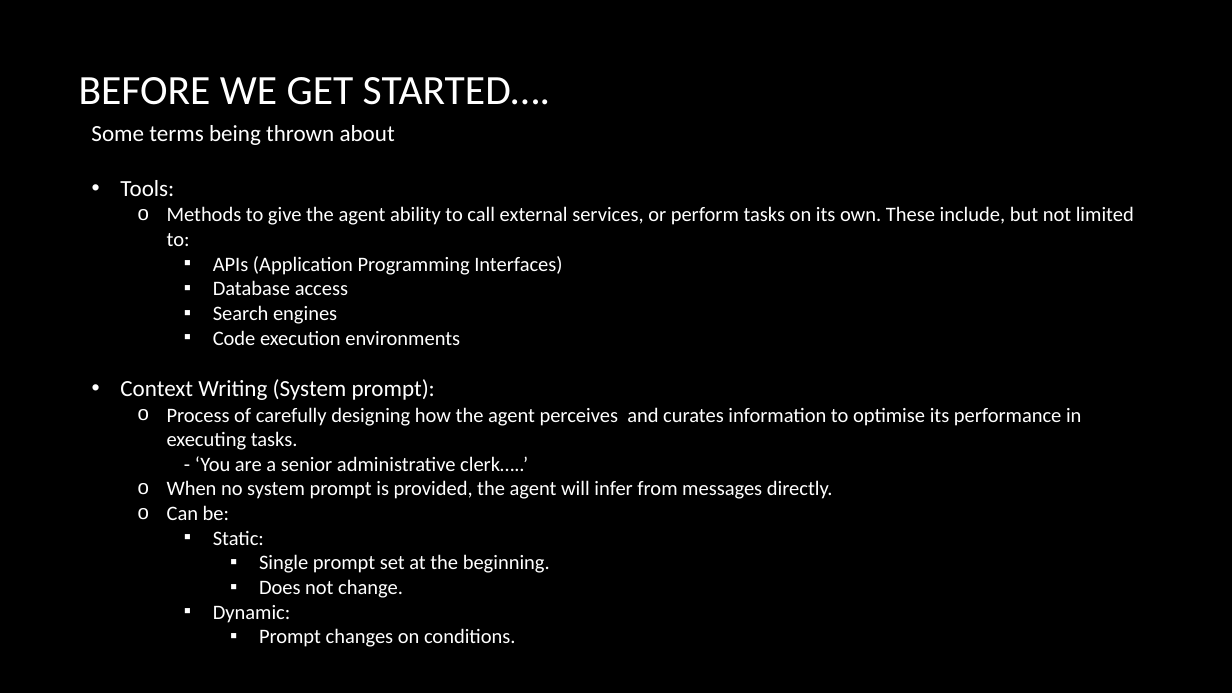
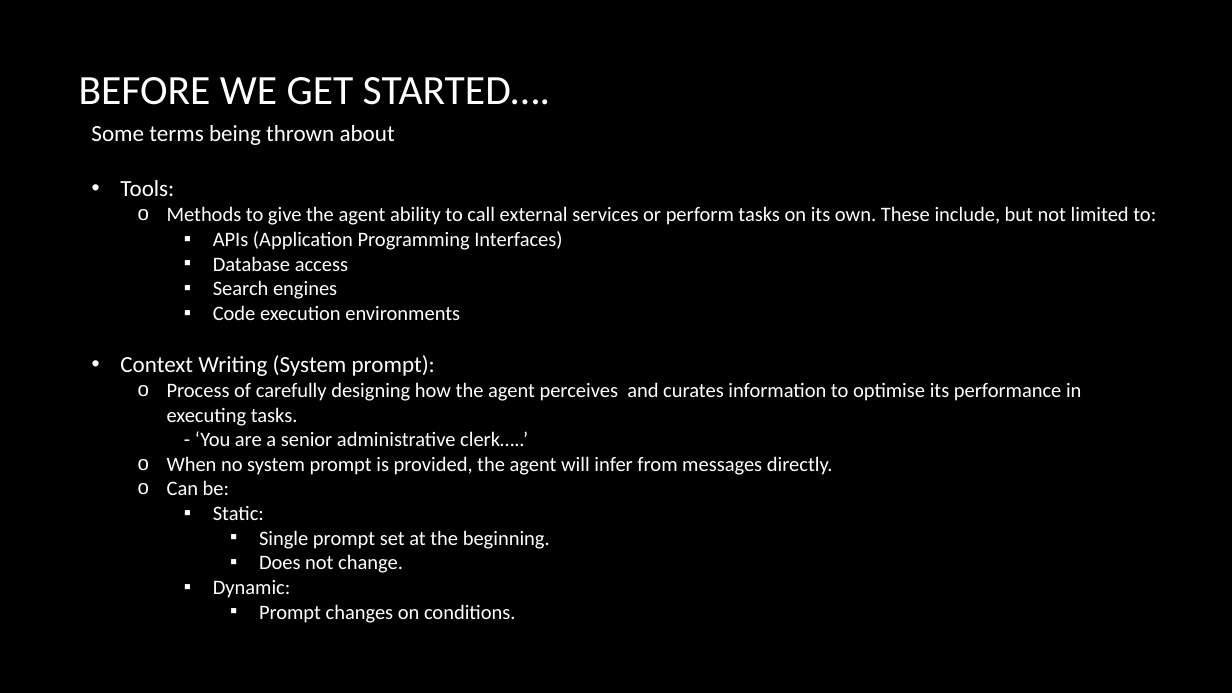
Before and after one commit to davejeon/dsr_agentic_ai, a slide deck: slide 14 of Agentic AI.pptx (slide 13 before the commit). Drawn at 1232x693 pixels with LibreOffice and Linux fonts; fonts in the diff are those of the drawing; background and template pictures are left out. Boxes give left, top, right and bottom in pixels: in the first picture for what was removed or moved away, otherwise in the second. Text is boxed around its words. In the diff, an @@ line names an element or a change of style, - is before the commit and + after.

Commit message:
updated presentation

```diff
--- a/Agentic AI.pptx
+++ b/Agentic AI.pptx
@@ text at (167, 206, 1156, 225): text changed @@
-  o Methods to give the agent ability to call external services, or perform tasks on its own. These include, but not limited to:
+  o Methods to give the agent ability to call external services or perform tasks on its own. These include, but not limited to:
```
Also in this commit, not shown: 2 other slides changed, 7 slides added, 6 other files.
